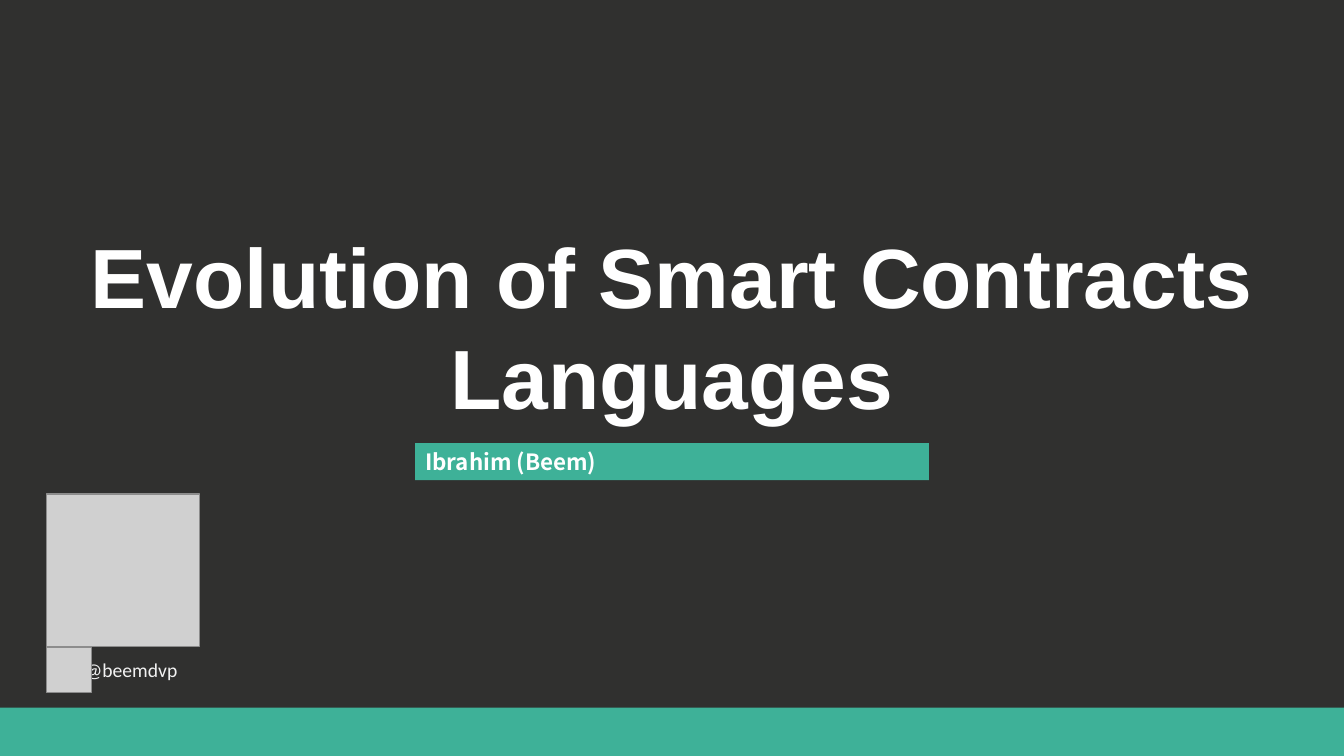
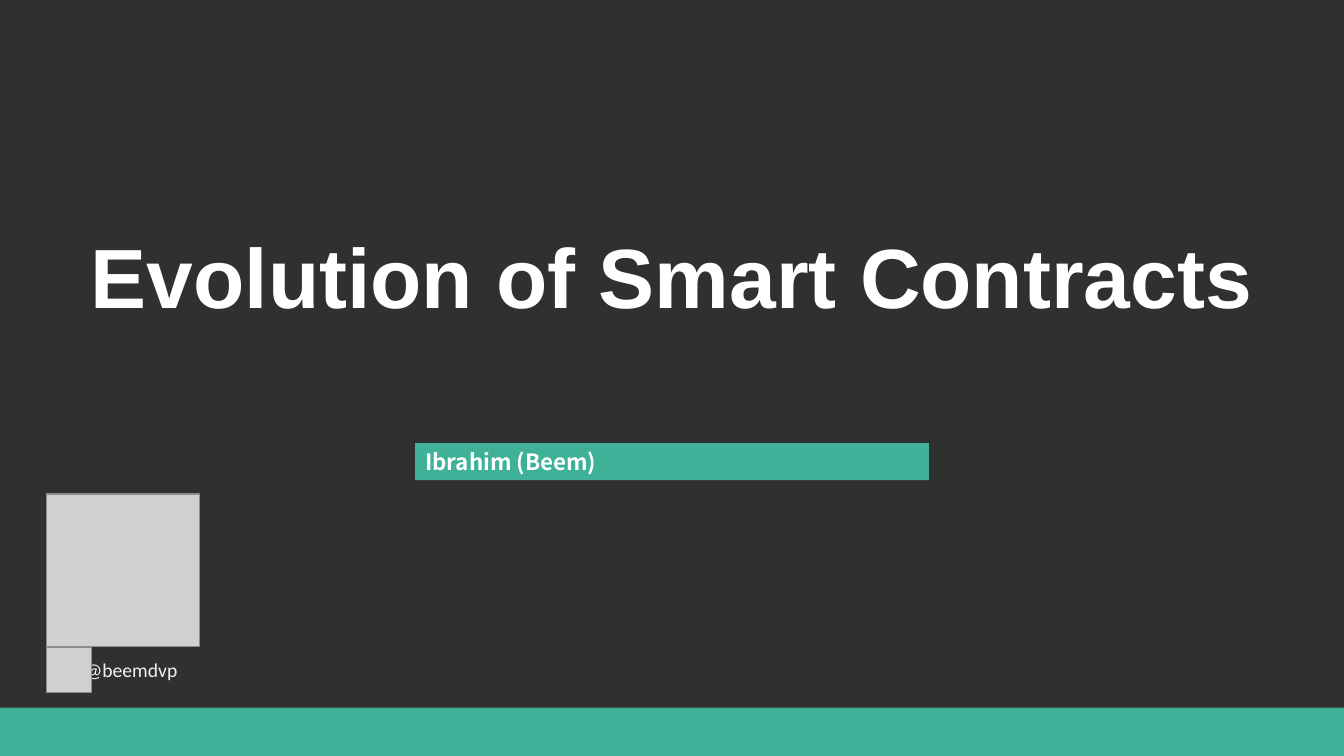
Before and after one commit to beemdvp/event-service, a slide deck: slide 1 of smart-contracts-evolution.pptx. Drawn at 1344x756 pixels with LibreOffice and Linux fonts; fonts in the diff are those of the drawing; grey boxes stand for pictures. Boxes give left, top, right and bottom in pixels: in the first picture for what was removed or moved away, otherwise in the second. Text is boxed around its words. In the diff, an @@ line names an element or a change of style, - is before the commit and + after.

```diff
--- a/smart-contracts-evolution.pptx
+++ b/smart-contracts-evolution.pptx
@@ text at bbox=[450, 351, 893, 425]: paragraph removed @@
-Languages
```
Also in this commit, not shown: 3 other slides changed.
